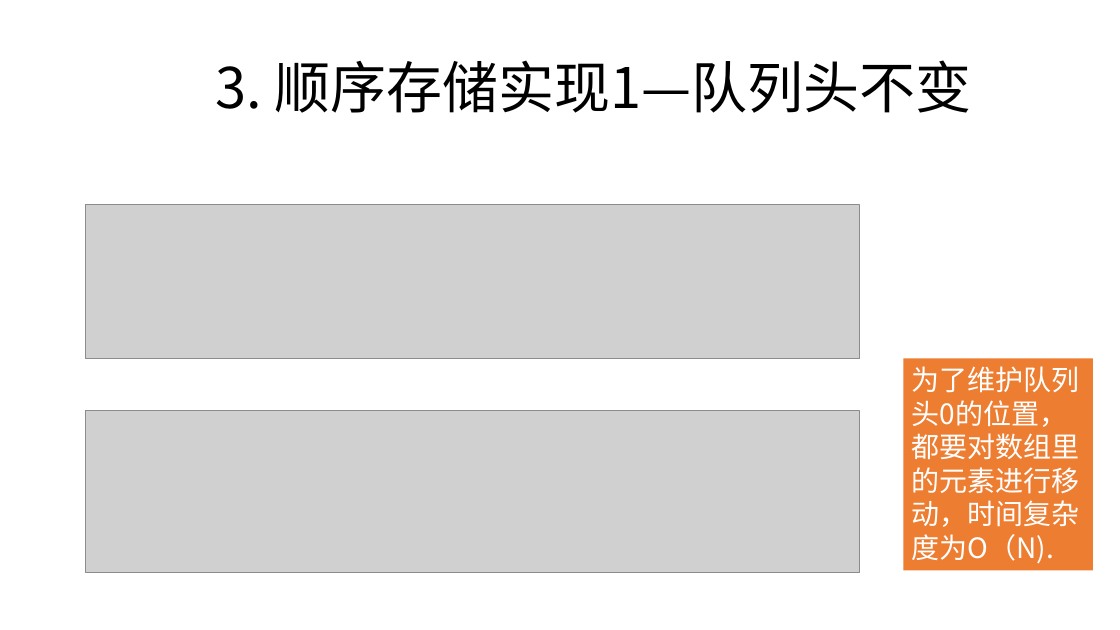
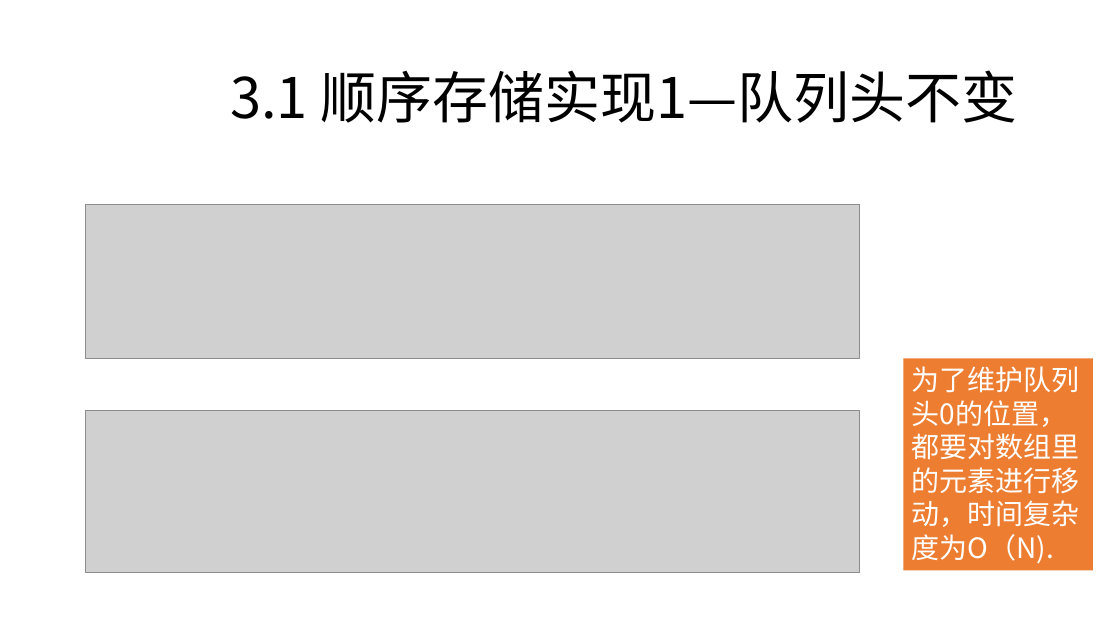
Before and after one commit to zjyesir/hmc_data_structure, a slide deck: slide 5 of ppt/3.2 队列.pptx. Drawn at 1120x630 pixels with LibreOffice and Linux fonts; fonts in the diff are those of the drawing; grey boxes stand for pictures; background and template pictures are left out. Boxes give left, top, right and bottom in pixels: in the first picture for what was removed or moved away, otherwise in the second. Text is boxed around its words. In the diff, an @@ line names an element or a change of style, - is before the commit and + after.

Commit message:
队列 ppt 思维导图

```diff
--- a/ppt/3.2 队列.pptx
+++ b/ppt/3.2 队列.pptx
@@ text at [230, 70, 1017, 123]: text changed @@
-3. 顺序存储实现1—队列头不变
+3.1 顺序存储实现1—队列头不变
```
Also in this commit, not shown: 8 other slides changed, 2 slides removed, 3 other files.
